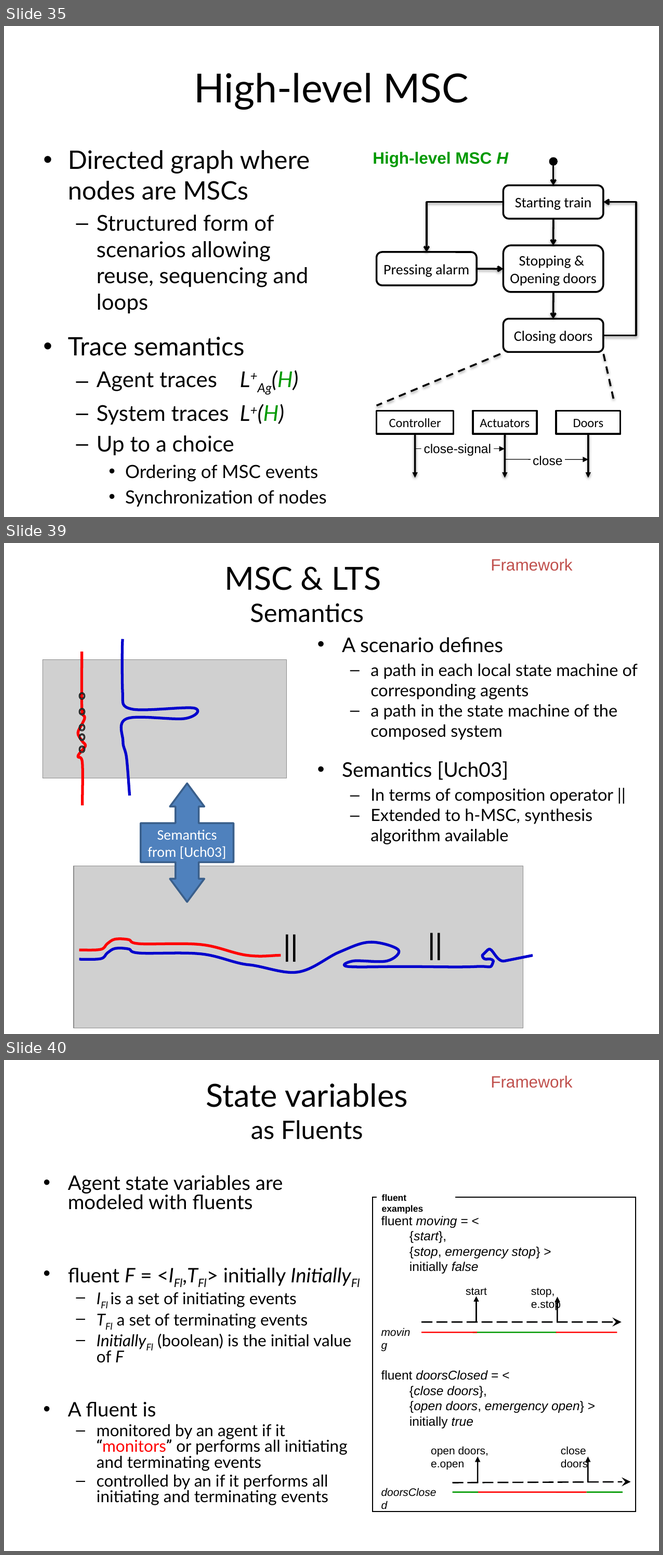
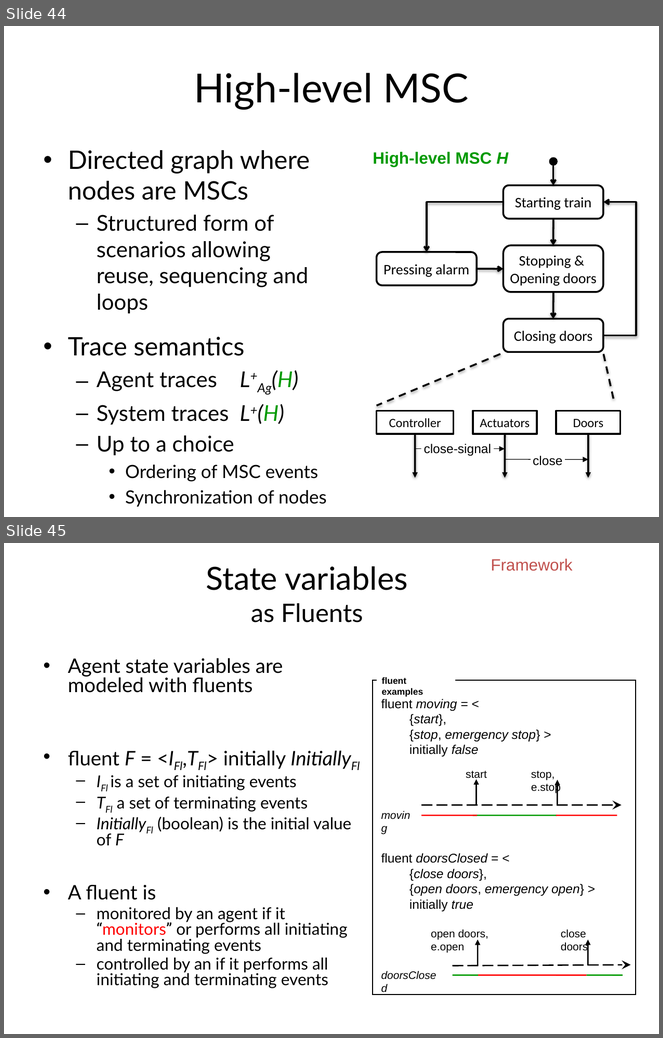
Before and after one commit to blambeau/phd, a slide deck: private-defense/slides.pptx. Shown one above the other, each under a label of ours: slides 35, 39 and 40 before the commit, slides 44 and 45 after it; the slides between them are not shown. The pictures are 663x1555 and 663x1038 pixels, drawn with LibreOffice and Linux fonts; fonts in the diff are those of the drawing; grey boxes stand for pictures. Boxes give left, top, right and bottom in pixels: in the first picture for what was removed or moved away, otherwise in the second. Text is boxed around its words. In the diff, an @@ line names an element or a change of style, - is before the commit and + after.

```diff
--- a/private-defense/slides.pptx
+++ b/private-defense/slides.pptx
@@ slide 39 removed at (x1=4, y1=543, x2=659, y2=1034), background #FFFFFF @@
@@ title removed at (x1=224, y1=566, x2=381, y2=623) @@
-MSC & LTS
-Semantics
@@ text removed at (x1=491, y1=559, x2=572, y2=571) @@
-Framework
@@ group removed at (x1=42, y1=639, x2=286, y2=806): 7 freeform shapes, 1 picture @@
@@ text removed at (x1=342, y1=637, x2=638, y2=824) @@
-• A scenario defines
-  – a path in each local state machine of corresponding agents
-  – a path in the state machine of the composed system
-• Semantics [Uch03]
-  – In terms of composition operator ||
-  – Extended to h-MSC, synthesis algorithm available
@@ left right arrow callout removed at (x1=141, y1=784, x2=234, y2=902) @@
-Semantics from [Uch03]
@@ group removed at (x1=74, y1=866, x2=533, y2=1029): 2 texts, 2 freeform shapes, 1 picture @@
-||
-||
@@ what was slide 35 is now slide 44 @@
@@ what was slide 40 is now slide 45 @@
```
Also in this commit, not shown: 4 slides changed, 9 slides added, 33 other slides removed.
